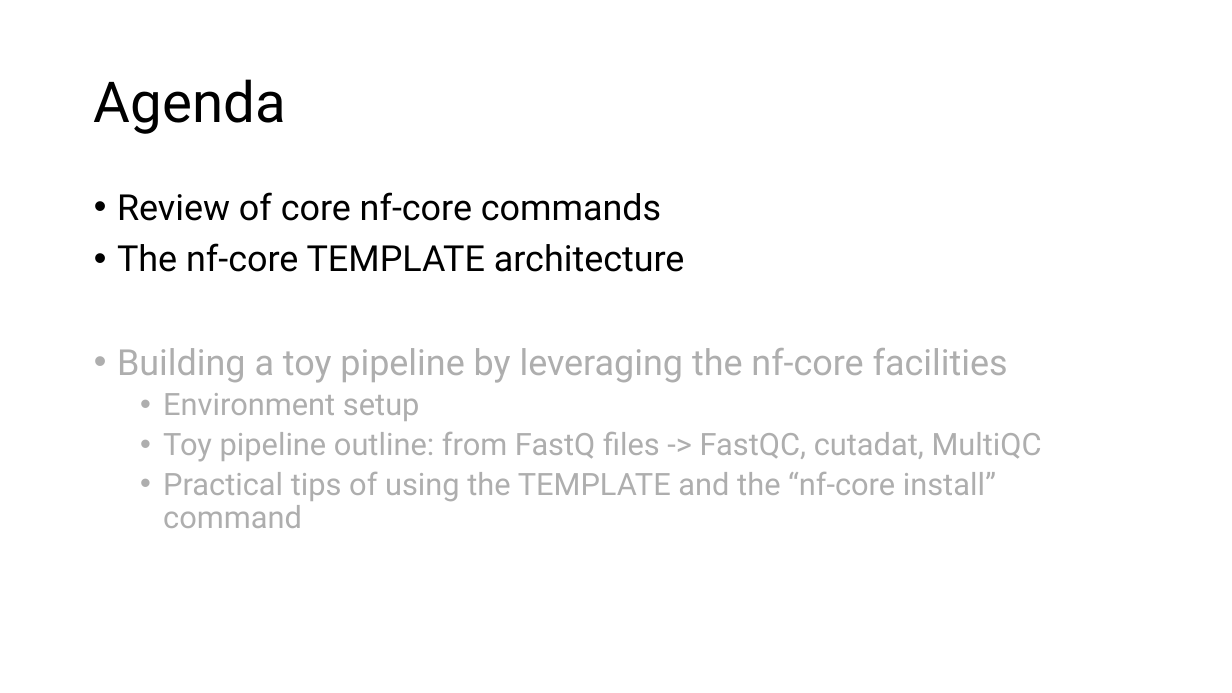
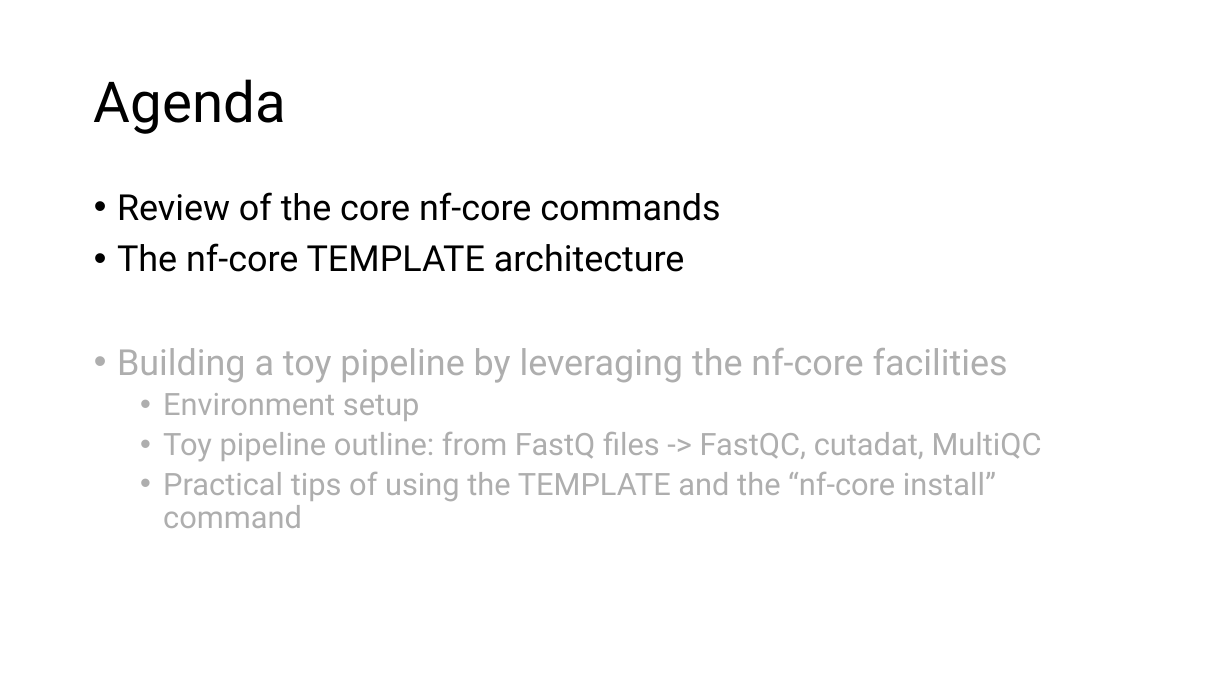
Before and after one commit to hukai916/nextflow_learn, a slide deck: slide 3 of nfcore_template.pptx. Drawn at 1232x693 pixels with LibreOffice and Linux fonts; fonts in the diff are those of the drawing. Boxes give left, top, right and bottom in pixels: in the first picture for what was removed or moved away, otherwise in the second. Text is boxed around its words. In the diff, an @@ line names an element or a change of style, - is before the commit and + after.

```diff
--- a/nfcore_template.pptx
+++ b/nfcore_template.pptx
@@ text at <box>117,192,720,221</box>: text changed @@
-• Review of core nf-core commands
+• Review of the core nf-core commands
```
Also in this commit, not shown: 5 other slides changed, 7 slides added, 4 other files.
